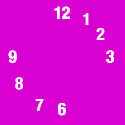
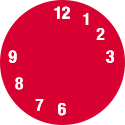
Before/after of a 125px x 125px layered artwork. What changed in the layer stack:
added layer "Ellipse 2" above "Layer 1" over [0, 0, 125, 125]
hid "Layer 1", painted on it over [0, 0, 125, 125]
hid "Background" over [0, 0, 125, 125]
